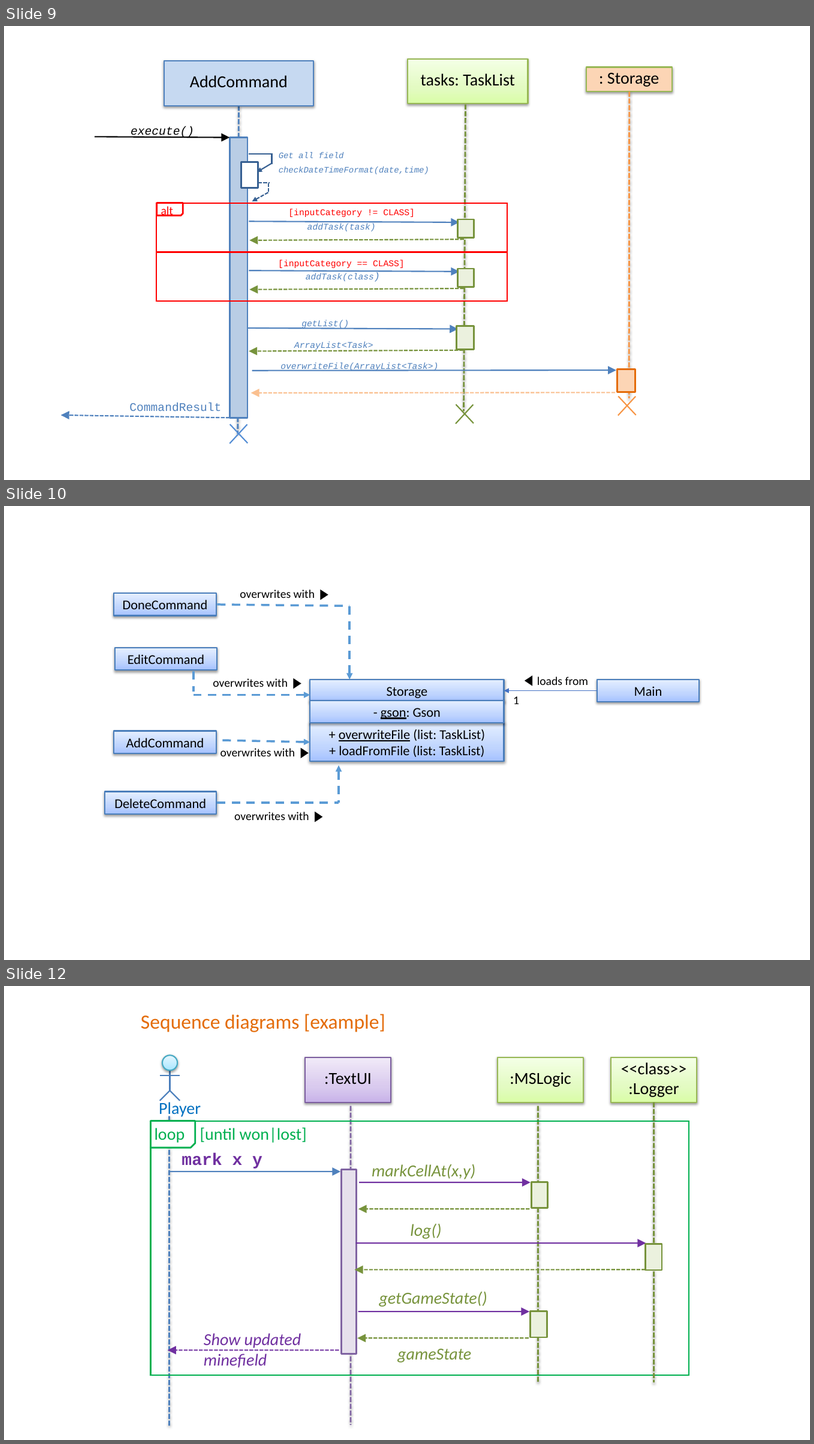
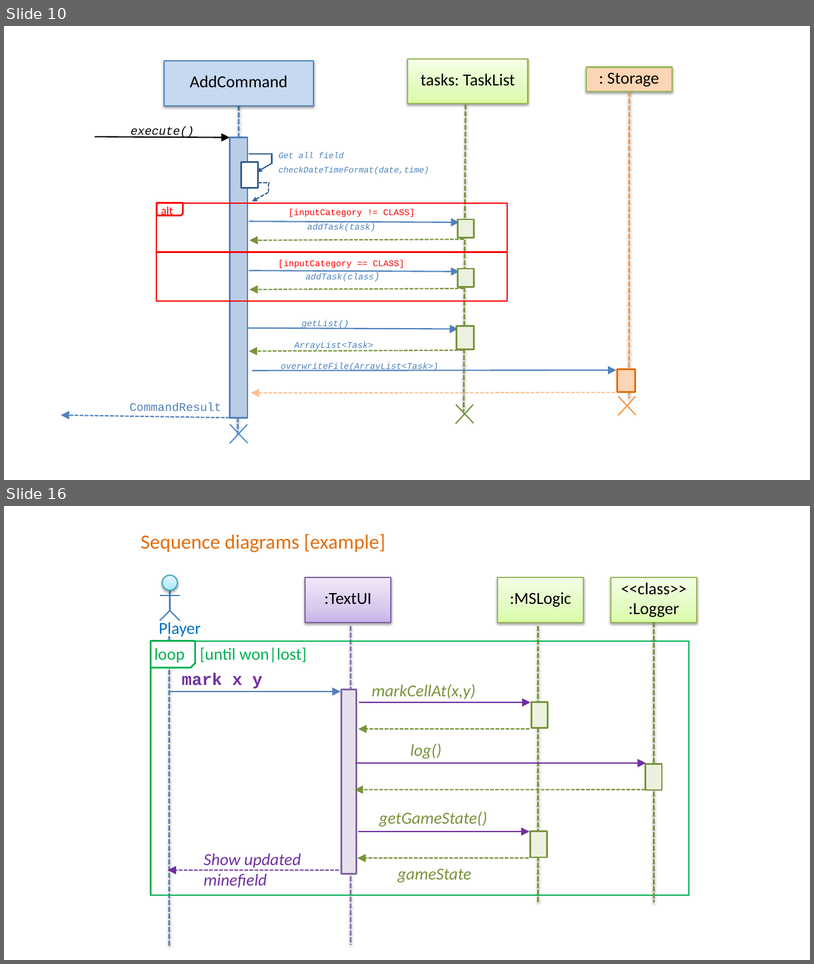
Before and after one commit to yuchenlichuck/tp, a slide deck: docs/UML Diagrams.pptx. Shown one above the other, each under a label of ours: slides 9, 10 and 12 before the commit, slides 10 and 16 after it; the slides between them are not shown. The pictures are 814x1444 and 814x964 pixels, drawn with LibreOffice and Linux fonts; fonts in the diff are those of the drawing. Boxes give left, top, right and bottom in pixels: in the first picture for what was removed or moved away, otherwise in the second. Text is boxed around its words. In the diff, an @@ line names an element or a change of style, - is before the commit and + after.

```diff
--- a/docs/UML Diagrams.pptx
+++ b/docs/UML Diagrams.pptx
@@ slide 10 removed at [4,506,810,960], background #FFFFFF @@
@@ rectangle removed at [114,593,216,615] @@
-DoneCommand
@@ text removed at [240,589,315,598] @@
-overwrites with
@@ triangle removed at [320,589,328,600] @@
@@ line removed from (218, 604) to (350, 606) @@
@@ arrow removed from (350, 606) to (350, 679) @@
@@ rectangle removed at [115,648,217,670] @@
-EditCommand
@@ line removed from (194, 671) to (194, 692) @@
@@ text removed at [213,678,288,687] @@
-overwrites with
@@ triangle removed at [293,678,301,688] @@
@@ rectangle removed at [310,679,504,702] @@
-Storage
@@ triangle removed at [525,675,533,685] @@
@@ text removed at [537,676,589,685] @@
-loads from
@@ rectangle removed at [597,679,699,702] @@
-Main
@@ arrow removed from (194, 695) to (310, 695) @@
@@ rectangle removed at [310,700,504,723] @@
-- gson: Gson
@@ arrow removed from (597, 691) to (504, 691) @@
@@ text removed at [513,696,519,704] @@
-1
@@ rectangle removed at [114,731,216,753] @@
-AddCommand
@@ rectangle removed at [310,723,504,761] @@
-+ overwriteFile (list: TaskList)
-+ loadFromFile (list: TaskList)
@@ arrow removed from (218, 740) to (310, 742) @@
@@ text removed at [221,748,295,756] @@
-overwrites with
@@ triangle removed at [301,748,309,758] @@
@@ arrow removed from (339, 802) to (339, 765) @@
@@ rectangle removed at [104,792,216,814] @@
-DeleteCommand
@@ line removed from (218, 802) to (339, 802) @@
@@ text removed at [234,811,309,820] @@
-overwrites with
@@ triangle removed at [315,811,323,822] @@
@@ what was slide 9 is now slide 10 @@
@@ what was slide 12 is now slide 16 @@
```
Also in this commit, not shown: 1 slide changed, 1 slide added, 1 other slide removed, 4 other files.
